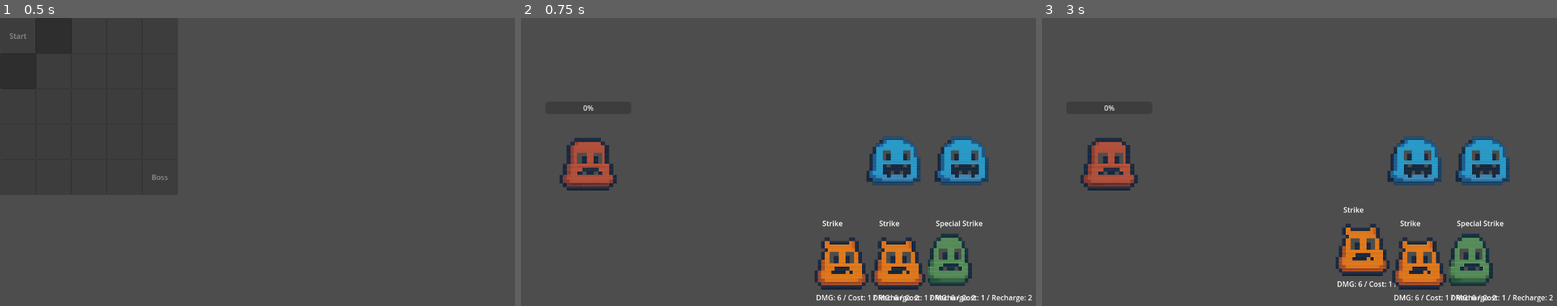
Above: before the commit, frames 1-3 (left to right).
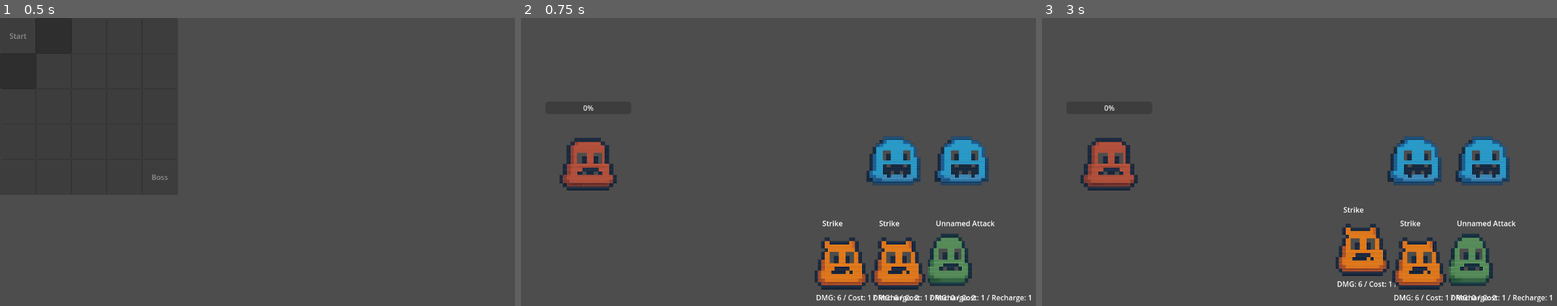
Above: after the commit, the same moments.

Repository: BKZeigler/Chimeric
Game: Godot game, scene res://scenes/scene_switcher.tscn
Two runs of this game, one before a commit and one after it. Both use one fixed random seed, a clock stepped at 60 frames per second and the inputs below.
Inputs (mouse positions are in pixels of both pictures, inside the frame that each line leads up to):
- Up to frame 1 (0.5 s): no input
- Up to frame 2 (0.75 s): click (572, 35) at 0.52 s
- Up to frame 3 (3 s): tap Enter at 1.25, 2.75 s; move the mouse to (1417, 159) at 1.27 s; click (1417, 159) at 1.42 s; tap Space at 2 s; move the mouse to (1484, 159) at 2.02 s; click (1484, 159) at 2.17 s; move the mouse to (1361, 262) at 2.77 s; click (1361, 262) at 2.92 s

Frame 1 is identical in both runs. In frame 2, 0.2% of the frame differs, in the area x 80-100%, y 70-99%; in frame 3, 0.2%.

Commit message:
Added poison status

Diff:
--- /dev/null
+++ b/cards/Venom/Venom.gd
@@ -0,0 +1,10 @@
+extends Attack
+
+class_name Venom
+
+func execute(user, target):
+	print("Used Venom Attack")
+	super.execute(user, target)
+
+	if target.has_method("apply_status"):
+		target.apply_status("poison", {"amount": 5, "duration": 99})
--- /dev/null
+++ b/cards/Venom/Venom.tres
@@ -0,0 +1,13 @@
+[gd_resource type="Resource" script_class="Venom" load_steps=3 format=3 uid="uid://bkksjhmefq368"]
+
+[ext_resource type="Script" uid="uid://c4o6y8bnwbe3o" path="res://cards/Venom/Venom.gd" id="1_fhpcm"]
+[ext_resource type="Texture2D" uid="uid://bipkggk1onrox" path="res://assets/temp_textures/green_slime.png" id="2_fw0qy"]
+
+[resource]
+script = ExtResource("1_fhpcm")
+name = "Unnamed Attack"
+damage = 0
+cost = 1
+recharge = 1
+sprite_texture = ExtResource("2_fw0qy")
+metadata/_custom_type_script = "uid://c4o6y8bnwbe3o"
--- a/events/battleGeneral/battle_manager.gd
+++ b/events/battleGeneral/battle_manager.gd
@@ -8,6 +8,7 @@
 var alive_enemies: Array[Node] = []
 var strike = preload("res://cards/Strike/Strike.tres")
 var special_strike = preload("res://cards/SpecialStrike/special_strike.tres")
+var venom = preload("res://cards/Venom/Venom.tres")
 var current_enemy_index = 0
 var player_hand: Array = []
 
@@ -27,7 +28,7 @@
 
 		spawn_card(strike)
 		spawn_card(strike)
-		spawn_card(special_strike)
+		spawn_card(venom)
 
 func spawn_enemies_from_data():
 	enemy_container.get_children().map(func(child): child.queue_free()) #remove any enemies in seen before fight
--- a/scripts/enemy.gd
+++ b/scripts/enemy.gd
@@ -31,18 +31,39 @@
 func apply_status(type: String, data: Dictionary):
 	#target.apply_status("bleed", {"damage": 1, "duration": 3}) Storing statuses here for right now.
 	#target.apply_status("weakness2", {"level": 2, "duration": 3})
-	statuses.append({"type": type, "data": data, "turns_left": data.get("duration", 1)})
-	print("Applied status: ", type, data)
+	#target.apply_status("poison",{"amount": 5, "duration": 5})
+	var found = false
+	print("statuses before applying:", statuses)
+	for status in statuses:
+		if status.has("type") and status["type"] == type:
+			found = true
+			if type == "poison":
+				status["data"]["amount"] += data.get("amount", 0)
+			status["turns_left"] += data.get("duration", 1)
+			break
+
+	if not found:
+		statuses.append({
+			"type": type,
+			"data": data,
+			"turns_left": data.get("duration", 1)
+			})
+		print("Applied status: ", type, data)
 
 func process_statuses():
 	for status in statuses:
-		match status.type:
+		match status["type"]:
 			"bleed":
-				take_damage(status.data.damage)
+				take_damage(status["data"]["damage"])
 			"weakness2":
 				pass
-		status.turns_left -= 1
-	statuses = statuses.filter(func(s): return s.turns_left > 0)
+			"poison":
+				take_damage(status["data"]["amount"])
+				status["data"]["amount"] -= 1
+		status["turns_left"] -= 1
+	statuses = statuses.filter(func(s):
+		return s["turns_left"] > 0 and (s["type"] != "poison" or s["data"]["amount"] > 0)
+		)
 	print("Current Statuses: ", statuses)
 
 func die():
Not shown, added: cards/Venom/Venom.gd.uid
